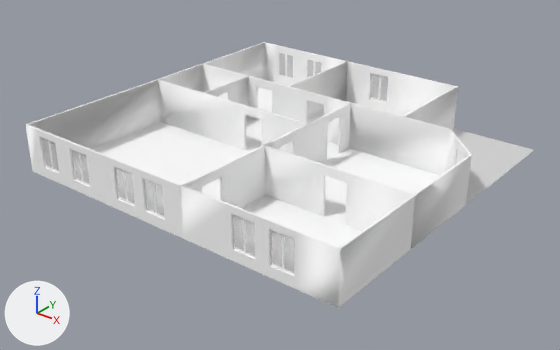
The OBJ model assets/Soma/scenes/Rorstrandsgatan/Rorstrandsgatan.obj as it was, and as the next commit left it.
Rendered twice from a camera (50 mm lens) standing at (3762.0, -3819.0, 1668.0) and looking at (1552.0, -1057.0, -44.0). The axes (+X, +Y, +Z) are drawn at lower left. The lights are the same throughout. Where no turn or scale is listed for an object, it has been applied to the vertices.

The scene before the commit, as lines of its bpy script (objects in view):
```python
me_rorstrandsgatan = bpy.data.meshes.new('Rorstrandsgatan')
me_rorstrandsgatan.from_pydata(...)  # 3583 vertices, 6597 faces; spans x 623.0..2468.0, y -1863.0..-52.0, z 0.0..250.0
# faces by material slot: [10, 890, 5121, 360, 216]
me_rorstrandsgatan.materials.append(mat_ground_1)  # light grey #d4d4d4
me_rorstrandsgatan.materials.append(mat_wall_1_2)  # white #ffffff
me_rorstrandsgatan.materials.append(mat_white)  # white #ffffff
me_rorstrandsgatan.materials.append(mat_yellowbrt)  # yellow #ffe500
me_rorstrandsgatan.materials.append(mat_flltgrey)  # white #eaeaea
ob_rorstrandsgatan = bpy.data.objects.new('Rorstrandsgatan', me_rorstrandsgatan)
ob_rorstrandsgatan.location = (0.0, 0.0, 0.0)
```
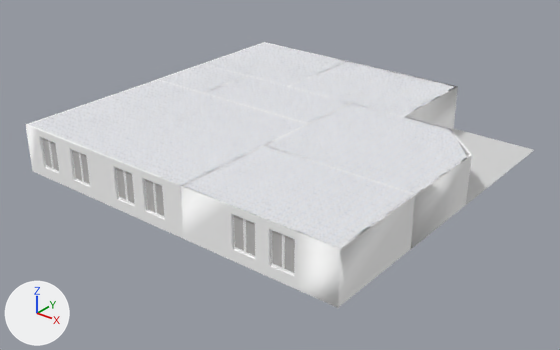
The change in detail:
Picture 'Rorstrandsgatan_room_21_123.jpeg' (img_rorstrandsgatan_room_21_123_jpeg) is new.
Picture 'Rorstrandsgatan_room_21_122.jpeg' (img_rorstrandsgatan_room_21_122_jpeg) is new.
Material 'room_21_123' (mat_room_21_123) is new.
Its texture is img_rorstrandsgatan_room_21_123_jpeg.
Its roughness is 0.968.
Material 'room_21_122' (mat_room_21_122) is new.
Its texture is img_rorstrandsgatan_room_21_122_jpeg.
Its roughness is 0.968.
me_rorstrandsgatan is used by ob_rorstrandsgatan; location (0.0, 0.0, 0.0).
me_rorstrandsgatan had 3583 vertices, 6597 faces and spanned x 623.0..2468.0, y -1863.0..-52.0, z 0.0..250.0.
me_rorstrandsgatan now has 3589 vertices, 6603 faces and spans x 623.0..2468.0, y -1863.0..-52.0, z 0.0..250.0.
me_rorstrandsgatan part 1: 96 vertices moved within x 789.0..2352.0, y -1852.0..-721.0, z 69.0..205.0; 6 vertices added at x 633.0..2468.0, y -1863.0..-630.0, z 0.0..250.0.
me_rorstrandsgatan part 2: 6 faces spanning x 633.0..2468.0, y -1863.0..-55.0, z 0.0 switch from mat_wall_1_2 (white #ffffff) to mat_room_21_122 (picture img_rorstrandsgatan_room_21_122_jpeg).
me_rorstrandsgatan now uses material mat_room_21_123 (picture img_rorstrandsgatan_room_21_123_jpeg).

Location of each change, (x1, y1, x2, y2) in pixels of the pictures (560 x 350 px; the box of a moved part takes in the faces that stretch with it):
part 1 of me_rorstrandsgatan, moved or reshaped (not visible before)
    after: (28, 43, 467, 274)
part 2 of me_rorstrandsgatan, recoloured
    before: (92, 80, 440, 247)
